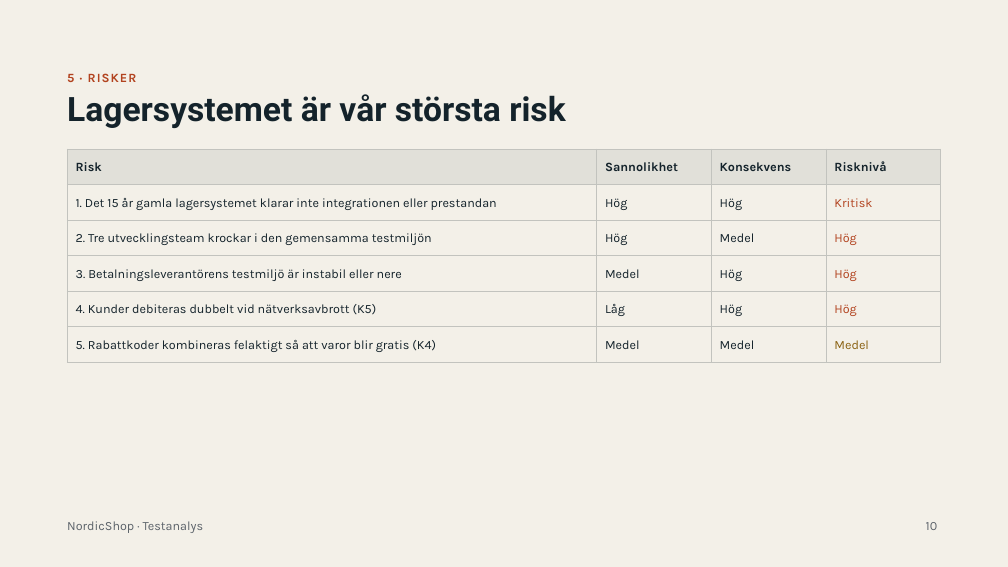
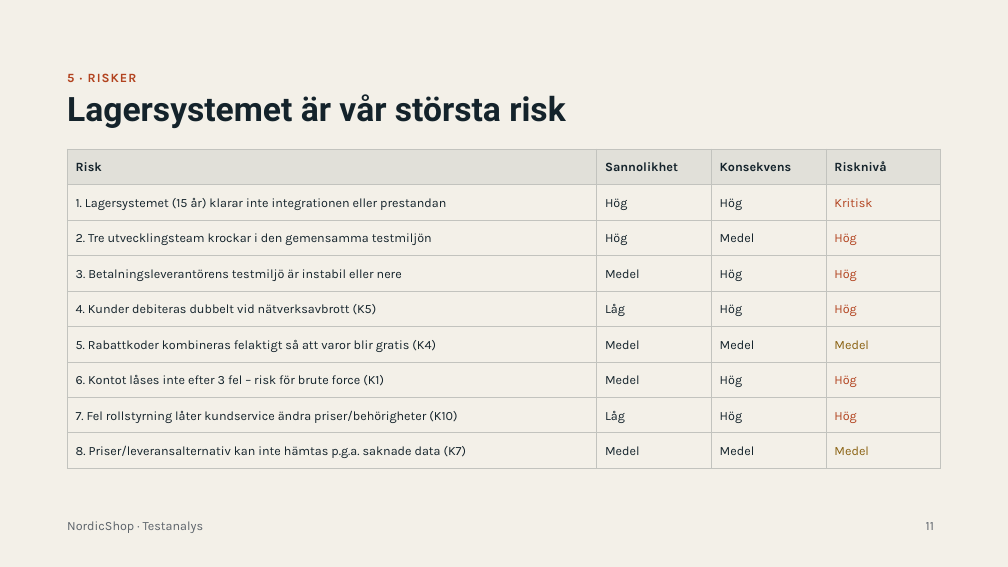
Before and after one commit to WoodyViking/NordicShop, a slide deck: slide 11 of powerpoints/NordicShop – Testanalys.pptx (slide 10 before the commit). Drawn at 1008x567 pixels with LibreOffice and Linux fonts; fonts in the diff are those of the drawing. Boxes give left, top, right and bottom in pixels: in the first picture for what was removed or moved away, otherwise in the second. Text is boxed around its words. In the diff, an @@ line names an element or a change of style, - is before the commit and + after.

```diff
--- a/powerpoints/NordicShop – Testanalys.pptx
+++ b/powerpoints/NordicShop – Testanalys.pptx
@@ table at <box>67,149,941,468</box> @@
-row 2, column 1: 1. Det 15 år gamla lagersystemet klarar inte integrationen eller prestandan
+row 2, column 1: 1. Lagersystemet (15 år) klarar inte integrationen eller prestandan
+row 7: 6. Kontot låses inte efter 3 fel – risk för brute force (K1) | Medel | Hög | Hög
+row 8: 7. Fel rollstyrning låter kundservice ändra priser/behörigheter (K10) | Låg | Hög | Hög
+row 9: 8. Priser/leveransalternativ kan inte hämtas p.g.a. saknade data (K7) | Medel | Medel | Medel
@@ text at <box>926,522,934,530</box>: text changed @@
-10
+11
```
Also in this commit, not shown: 9 other slides changed, 1 slide added.
